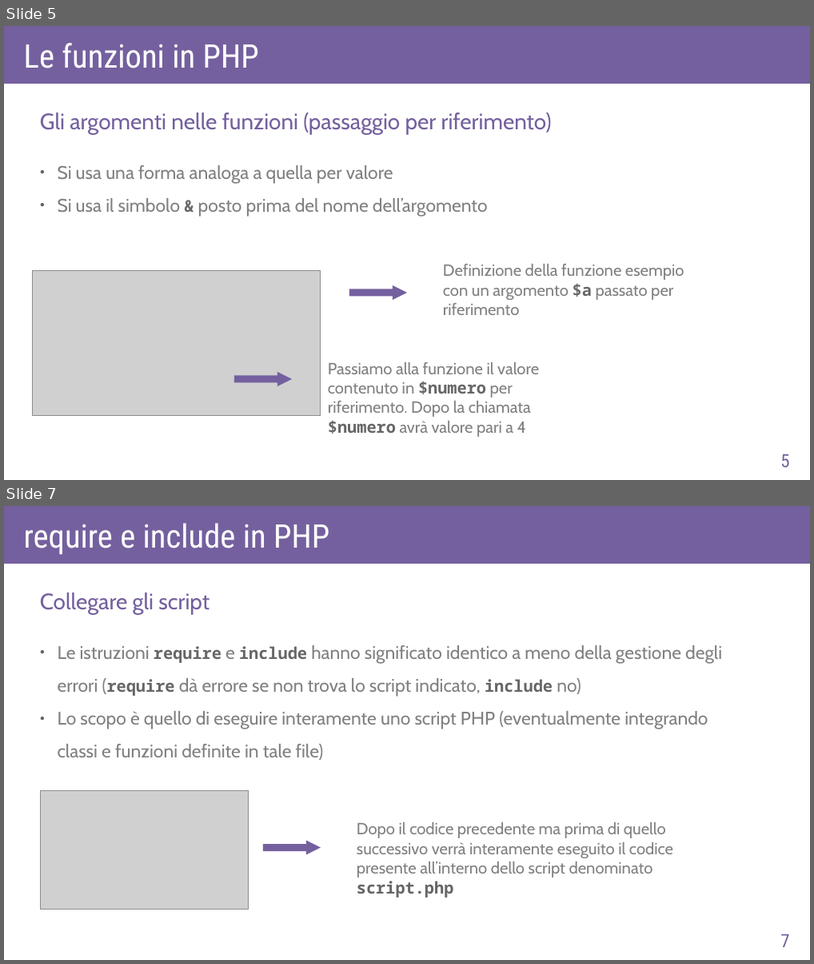
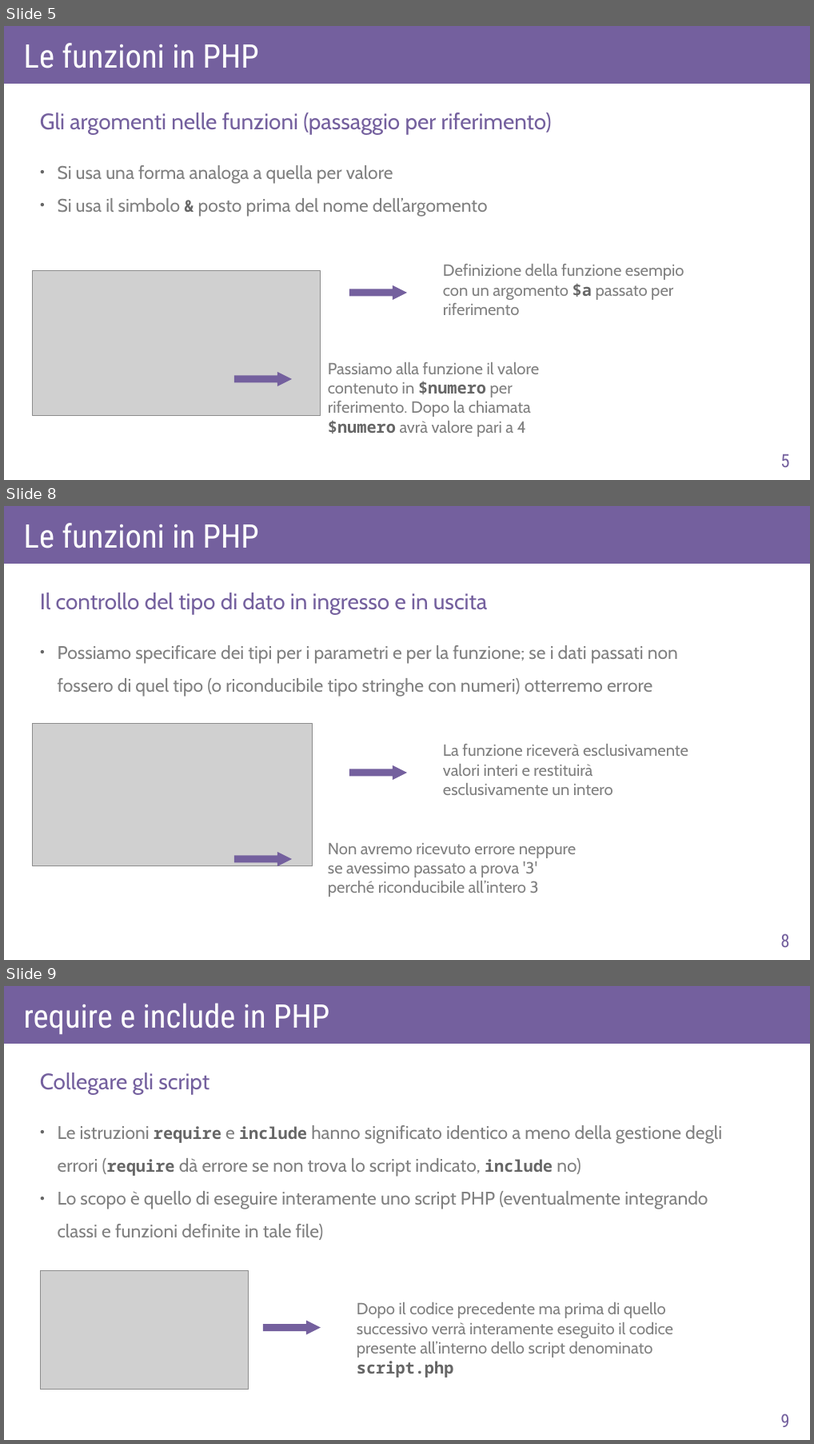
Before and after one commit to AlexF1789/corsoPHP, a slide deck: slide_odp/lez3.odp. Shown one above the other, each under a label of ours: slides 5 and 7 before the commit, slides 5, 8 and 9 after it; the slides between them are not shown. The pictures are 814x964 and 814x1444 pixels, drawn with LibreOffice and Linux fonts; fonts in the diff are those of the drawing; grey boxes stand for pictures. Boxes give left, top, right and bottom in pixels: in the first picture for what was removed or moved away, otherwise in the second. Text is boxed around its words. In the diff, an @@ line names an element or a change of style, - is before the commit and + after.

```diff
--- a/slide_odp/lez3.odp
+++ b/slide_odp/lez3.odp
@@ slide 8 added at [4,506,810,960], background #FFFFFF @@
@@ rectangle added at [4,506,810,564], fill #74609E @@
@@ text added at [24,523,259,548], 32 pt, text #FFFFFF @@
+Le funzioni in PHP
@@ text added at [40,592,488,614], 22 pt, text #74609E @@
+Il controllo del tipo di dato in ingresso e in uscita
@@ text added at [58,645,678,696], 18 pt, text #808080 @@
+● Possiamo specificare dei tipi per i parametri e per la funzione; se i dati passati non
+  fossero di quel tipo (o riconducibile tipo stringhe con numeri) otterremo errore
@@ picture added at [33,724,312,866] @@
@@ text added at [443,744,689,795], 16 pt, text #808080 @@
+La funzione riceverà esclusivamente valori interi e restituirà esclusivamente un intero
@@ right arrow added at [350,765,407,780], fill #74609E @@
@@ right arrow added at [234,852,292,866], fill #74609E @@
@@ text added at [328,843,577,896], 16 pt, text #808080 @@
+Non avremo ricevuto errore neppure se avessimo passato a prova '3' perché riconducibile all’intero 3
@@ page number added at [781,933,790,947], 18 pt, text #74609E @@
+8
@@ what was slide 7 is now slide 9 @@
@@ page number at [781,1413,790,1427]: text changed @@
-7
+9
```
Also in this commit, not shown: 2 slides changed, 2 other slides added, 1 slide removed, 12 other files.
